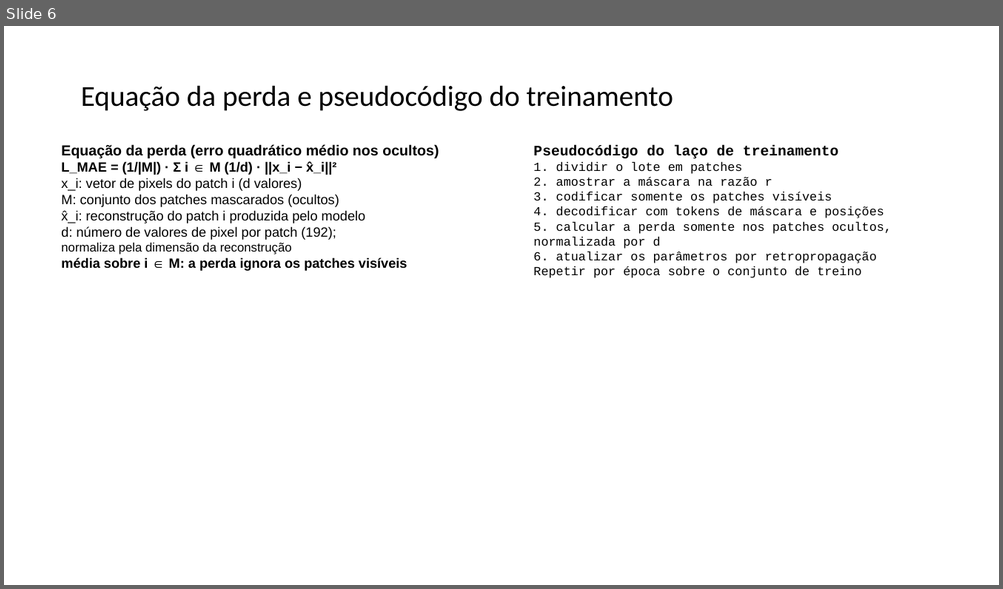
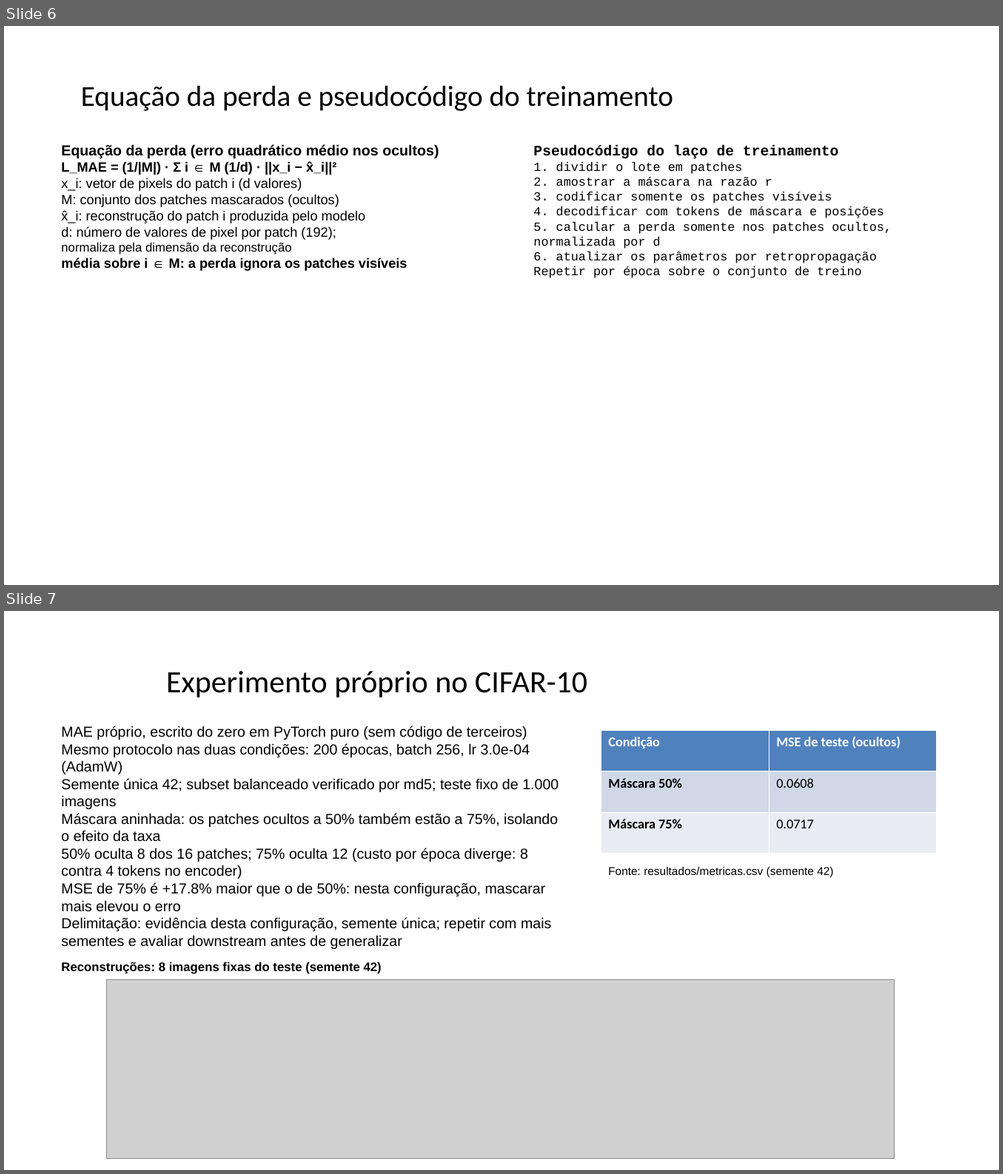
Before and after one commit to frederico-mello/seminario-masked-modeling, a slide deck: slides/seminario_masked_modeling.pptx. Shown one above the other, each under a label of ours: slide 6 before the commit, slides 6 and 7 after it. The pictures are 1003x589 and 1003x1174 pixels, drawn with LibreOffice and Linux fonts; fonts in the diff are those of the drawing; grey boxes stand for pictures. Boxes give left, top, right and bottom in pixels: in the first picture for what was removed or moved away, otherwise in the second. Text is boxed around its words. In the diff, an @@ line names an element or a change of style, - is before the commit and + after.

Commit message:
feat(mesclar-apresentacoes): apresentação fundida em 12 slides com material do colega e segundo experimento (#4)
Fusão das duas apresentações em 12 slides com abertura da ideia-chave.
Tabela comparativa BERT × MAE × SimMIM, diagrama de 8 etapas,
equação e pseudocódigo do mecanismo masked autoencoding.
Experimento próprio CIFAR-10 com taxas 50 e 75 (semente 42)
e experimento complementar ViT-MAE de 25 a 90 com três imagens
creditadas e MSEs 0,0476 / 0,1403 / 0,3117.
Aplicações por domínio, pos-MAE e downstream, referências
completas e zip de entrega com md5.

```diff
--- a/slides/seminario_masked_modeling.pptx
+++ b/slides/seminario_masked_modeling.pptx
@@ slide 7 added at bbox=[4, 611, 999, 1170], background #FFFFFF @@
@@ title added at bbox=[166, 671, 587, 698], 30 pt, text #000000 @@
+Experimento próprio no CIFAR-10
@@ text added at bbox=[61, 726, 558, 949], 14 pt, text #000000 @@
+MAE próprio, escrito do zero em PyTorch puro (sem código de terceiros)
+Mesmo protocolo nas duas condições: 200 épocas, batch 256, lr 3.0e-04 (AdamW)
+Semente única 42; subset balanceado verificado por md5; teste fixo de 1.000 imagens
+Máscara aninhada: os patches ocultos a 50% também estão a 75%, isolando o efeito da taxa
+50% oculta 8 dos 16 patches; 75% oculta 12 (custo por época diverge: 8 contra 4 tokens no encoder)
+MSE de 75% é +17.8% maior que o de 50%: nesta configuração, mascarar mais elevou o erro
+Delimitação: evidência desta configuração, semente única; repetir com mais sementes e avaliar downstream antes de generalizar
@@ table added at bbox=[601, 730, 936, 854], 3 rows, 2 columns @@
+Condição | MSE de teste (ocultos)
+Máscara 50% | 0.0608
+Máscara 75% | 0.0717
@@ text added at bbox=[608, 867, 833, 877], 11 pt, text #000000 @@
+Fonte: resultados/metricas.csv (semente 42)
@@ text added at bbox=[61, 963, 381, 974], 12 pt, text #000000, bold @@
+Reconstruções: 8 imagens fixas do teste (semente 42)
@@ picture added at bbox=[106, 980, 894, 1159] @@
```
Also in this commit, not shown: 3 slides changed, 4 other slides added, 5 slides removed, 14 other files.
